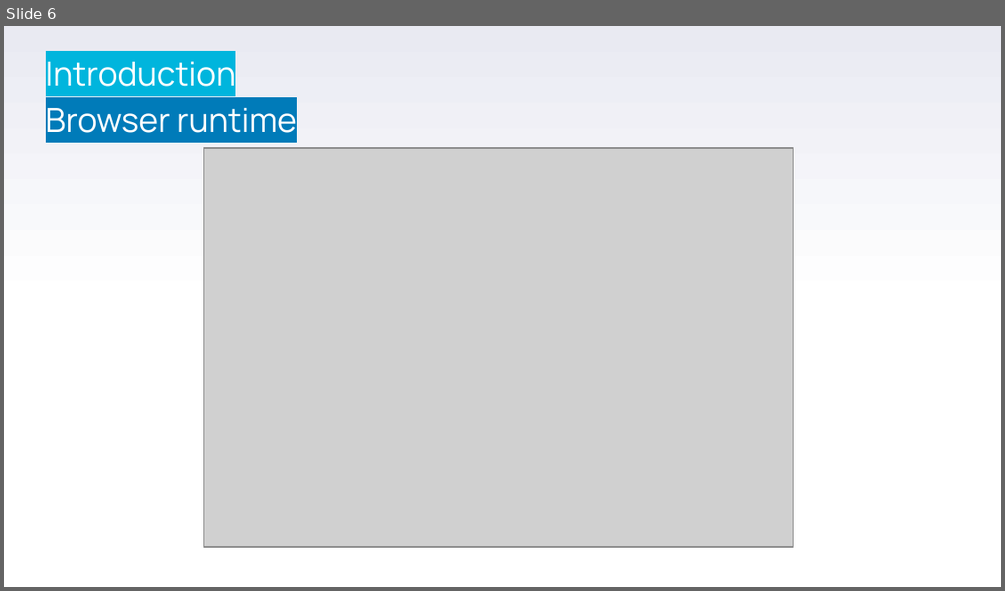
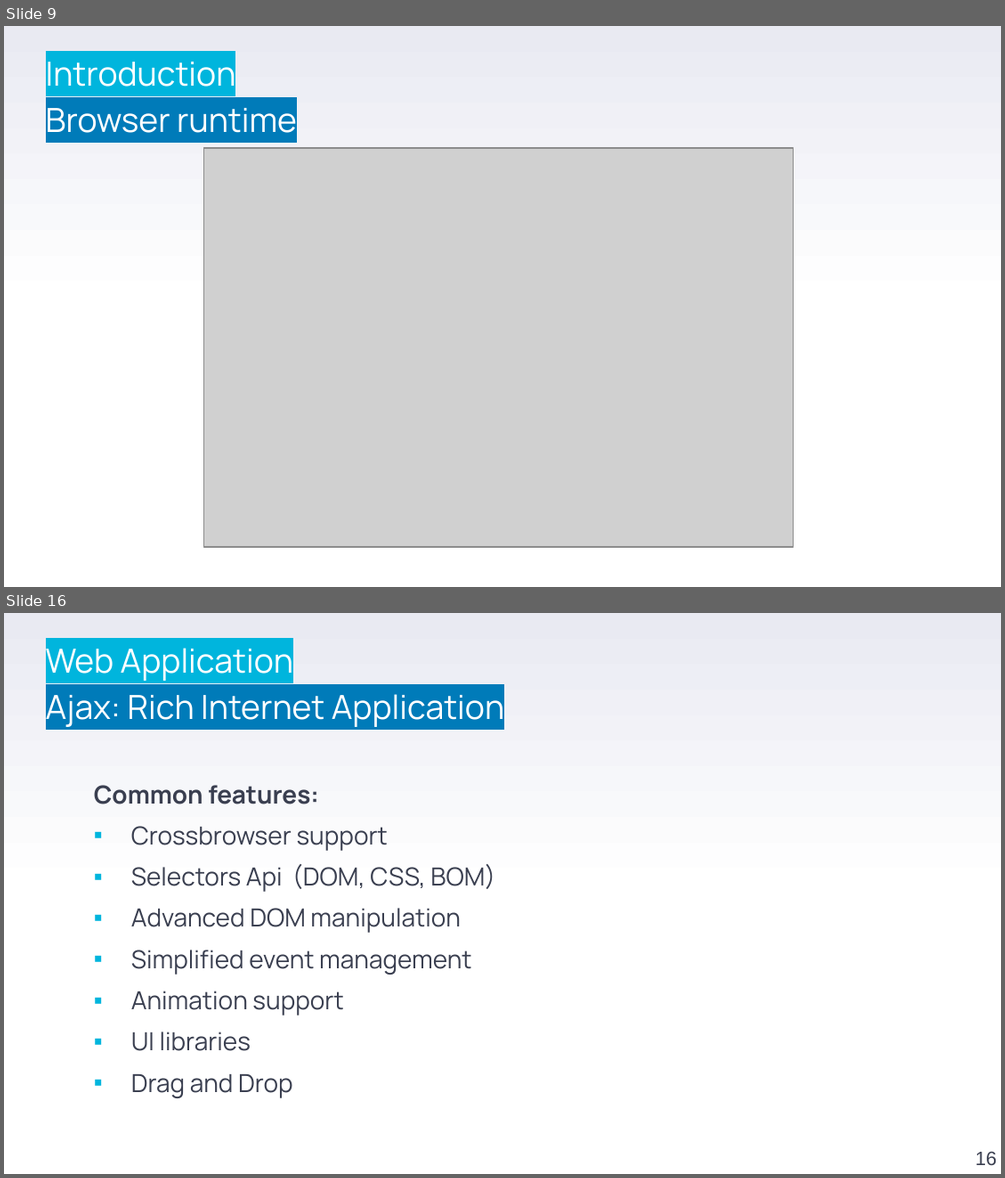
Before and after one commit to stefanofiorenza/KNITS, a slide deck: Programs/Trainings/01-FE/BasicJS/KNITS-Javascript.pptx. Shown one above the other, each under a label of ours: slide 6 before the commit, slides 9 and 16 after it; the slides between them are not shown. The pictures are 1005x591 and 1005x1178 pixels, drawn with LibreOffice and Linux fonts; fonts in the diff are those of the drawing; grey boxes stand for pictures; background and template pictures are left out. Boxes give left, top, right and bottom in pixels: in the first picture for what was removed or moved away, otherwise in the second. Text is boxed around its words. In the diff, an @@ line names an element or a change of style, - is before the commit and + after.

```diff
--- a/Programs/Trainings/01-FE/BasicJS/KNITS-Javascript.pptx
+++ b/Programs/Trainings/01-FE/BasicJS/KNITS-Javascript.pptx
@@ slide 16 added at (4, 613, 1001, 1174), background gradient #FFFFFF to #E9EAF2 @@
@@ text added at (46, 648, 504, 727), 24 pt, text #FFFFFF @@
+Web Application
+Ajax: Rich Internet Application
@@ text added at (94, 785, 495, 1098), 18 pt, text #3A3F50 @@
+  Common features:
+  ▪ Crossbrowser support
+  ▪ Selectors Api (DOM, CSS, BOM)
+  ▪ Advanced DOM manipulation
+  ▪ Simplified event management
+  ▪ Animation support
+  ▪ UI libraries
+  ▪ Drag and Drop
@@ page number added at (975, 1151, 996, 1165), 14 pt, text #3A3F50 @@
+16
@@ what was slide 6 is now slide 9 @@
```
Also in this commit, not shown: 8 slides changed, 15 other slides added, 16 slides removed, 2 other files.
